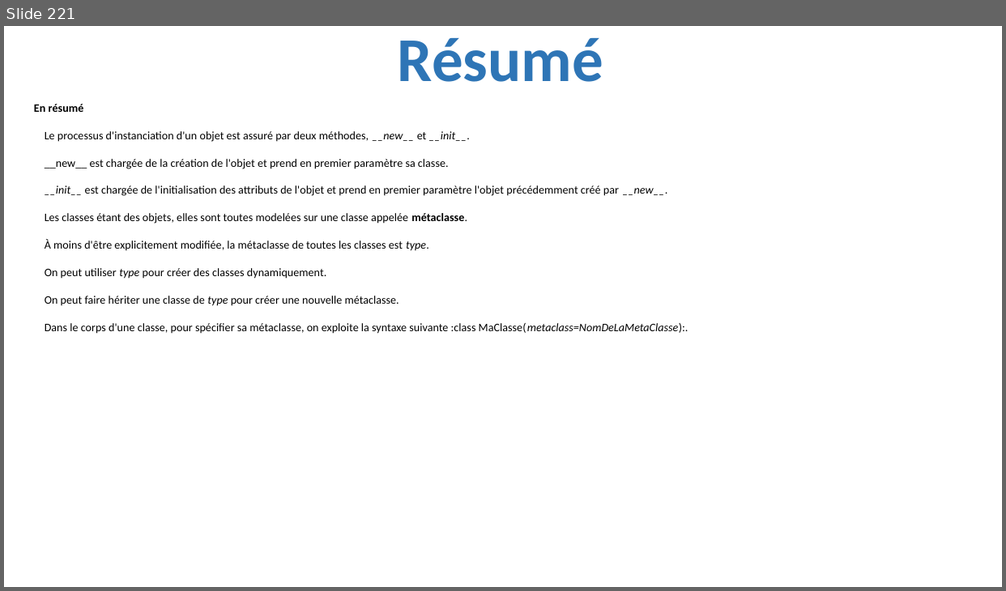
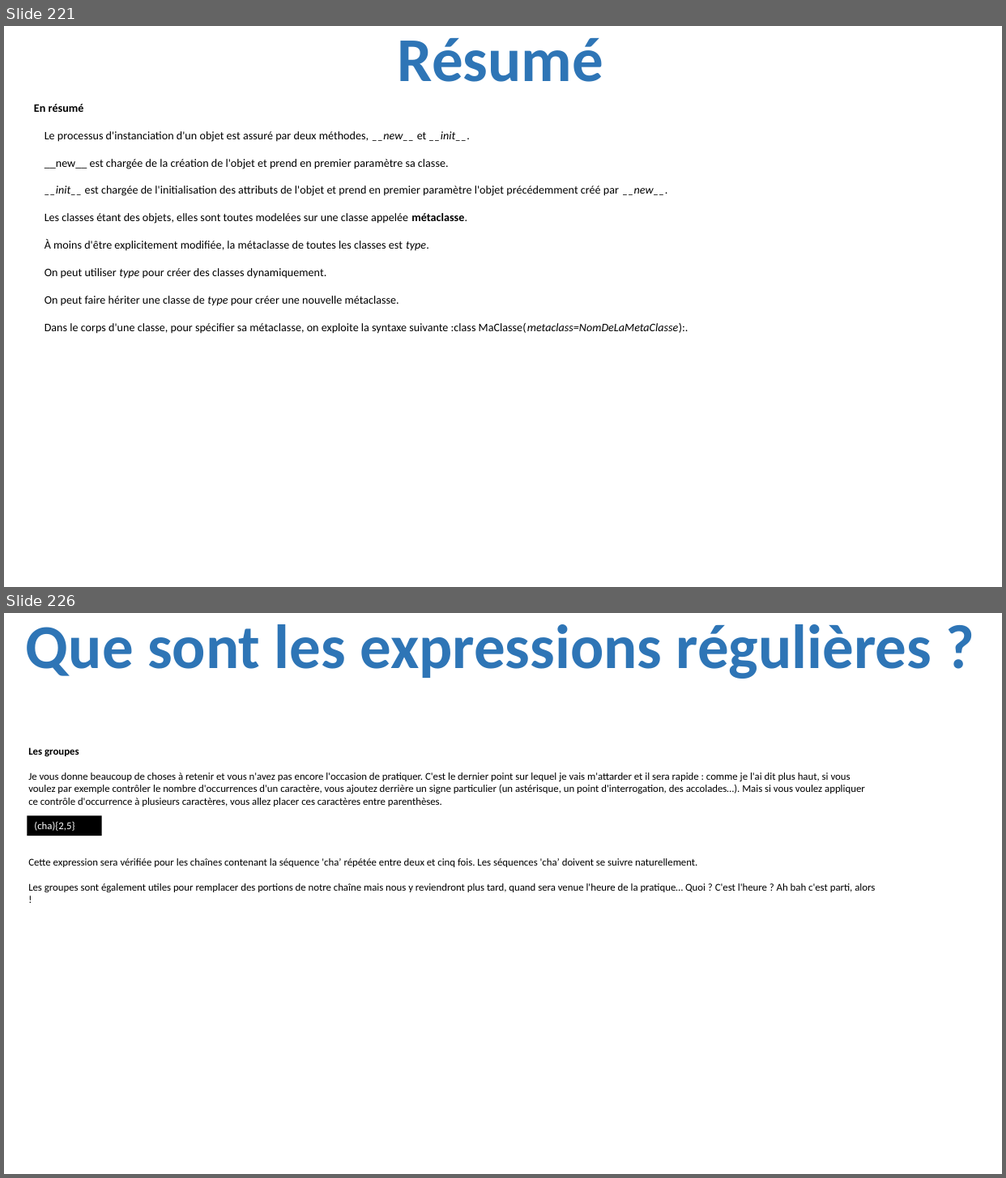
Before and after one commit to julienPalleau/PythonDoc, a slide deck: Python-resume.pptx. Shown one above the other, each under a label of ours: slide 221 before the commit, slides 221 and 226 after it; the slides between them are not shown. The pictures are 1006x591 and 1006x1178 pixels, drawn with LibreOffice and Linux fonts; fonts in the diff are those of the drawing. Boxes give left, top, right and bottom in pixels: in the first picture for what was removed or moved away, otherwise in the second. Text is boxed around its words. In the diff, an @@ line names an element or a change of style, - is before the commit and + after.

Commit message:
Manipulez les expressions regulieres

```diff
--- a/Python-resume.pptx
+++ b/Python-resume.pptx
@@ slide 226 added at (4, 613, 1002, 1174), background #FFFFFF @@
@@ title added at (26, 624, 931, 679), 60 pt, text #2E75B6, bold @@
+Que sont les expressions régulières ?
@@ text added at (28, 747, 865, 807), 10 pt, text #000000 @@
+Les groupes
+Je vous donne beaucoup de choses à retenir et vous n'avez pas encore l'occasion de pratiquer. C'est le dernier point sur lequel je vais m'attarder et il sera rapide : comme je l'ai dit plus haut, si vous voulez par exemple contrôler le nombre d'occurrences d'un caractère, vous ajoutez derrière un signe particulier (un astérisque, un point d'interrogation, des accolades…). Mais si vous voulez appliquer ce contrôle d'occurrence à plusieurs caractères, vous allez placer ces caractères entre parenthèses.
@@ rectangle added at (27, 815, 102, 836), fill #000000, 10 pt, text #FFFFFF @@
+(cha){2,5}
@@ text added at (28, 858, 875, 893), 10 pt, text #000000 @@
+Cette expression sera vérifiée pour les chaînes contenant la séquence 'cha’ répétée entre deux et cinq fois. Les séquences 'cha’ doivent se suivre naturellement.
+Les groupes sont également utiles pour remplacer des portions de notre chaîne mais nous y reviendront plus tard, quand sera venue l'heure de la pratique… Quoi ? C'est l'heure ? Ah bah c'est parti, alors !
```
Also in this commit, not shown: 5 other slides added.
